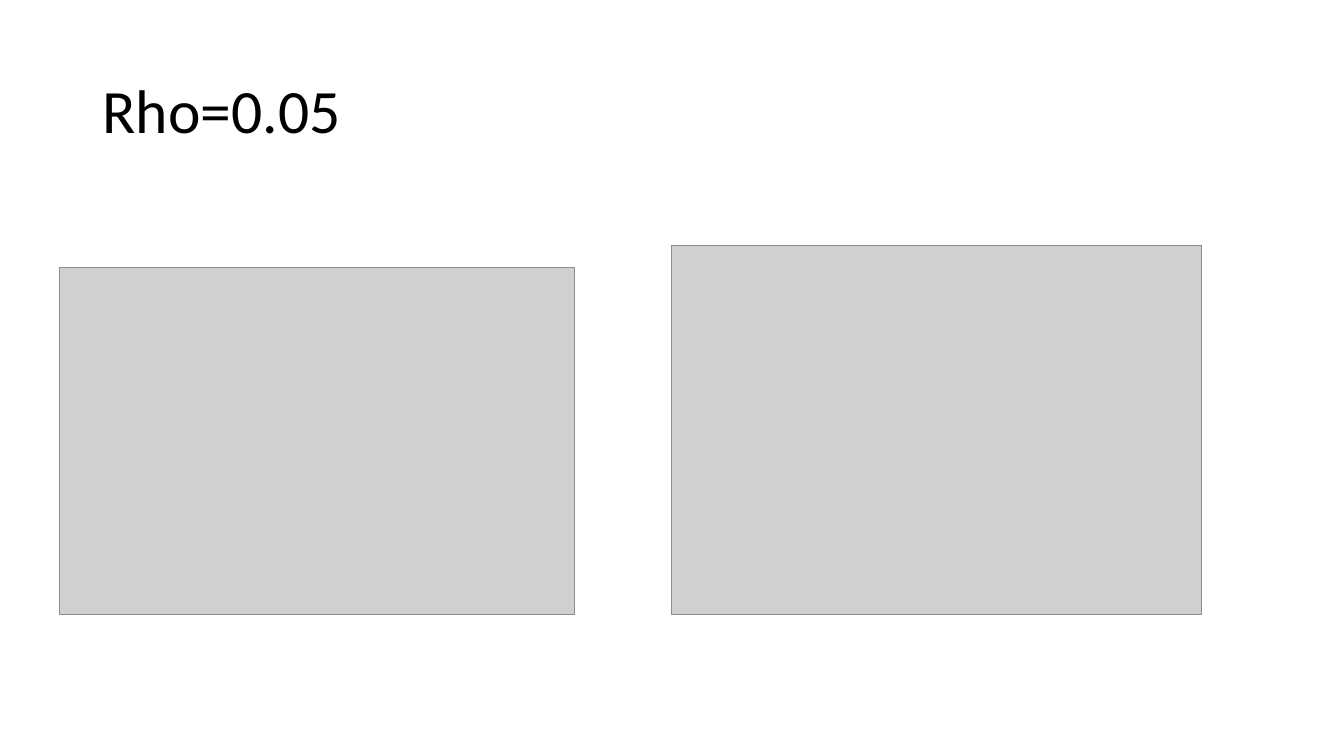
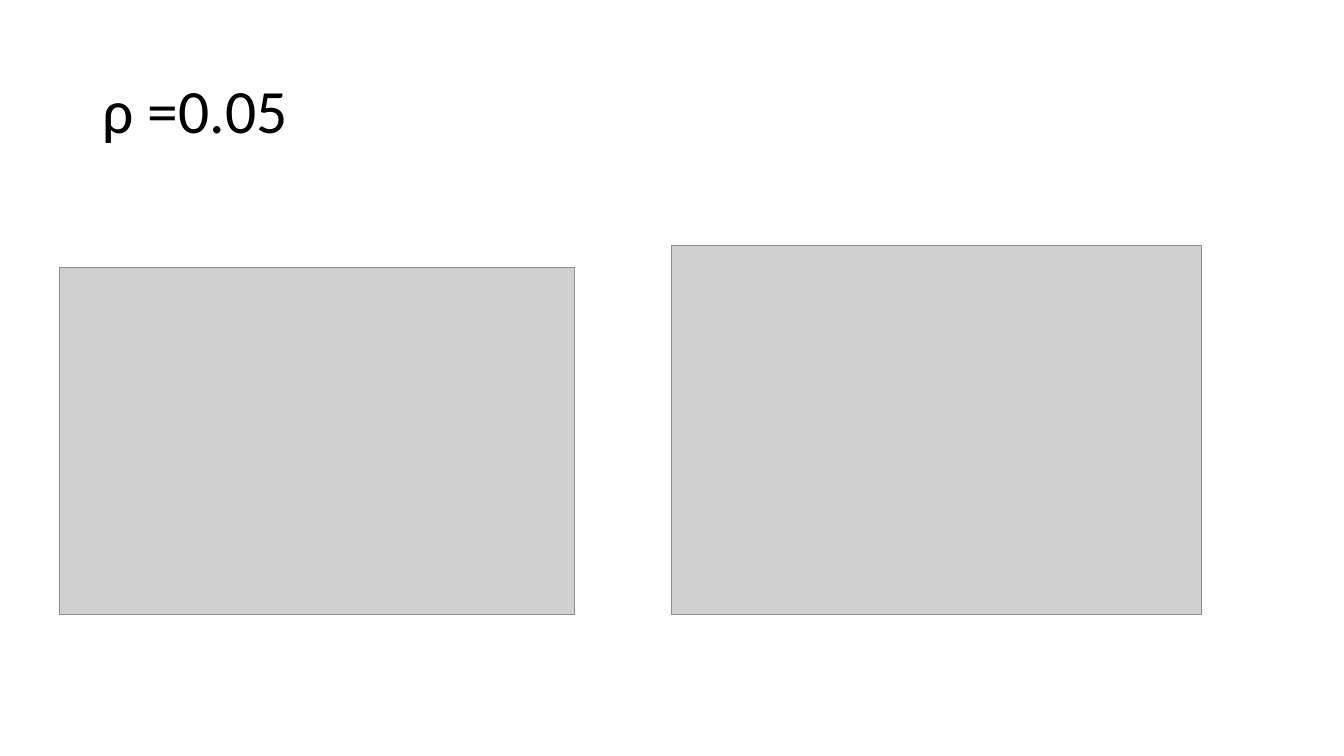
Before and after one commit to reza-sf9/FOOOF, a slide deck: slide 11 of Report/rep_11_4_21.pptx. Drawn at 1344x756 pixels with LibreOffice and Linux fonts; fonts in the diff are those of the drawing; grey boxes stand for pictures. Boxes give left, top, right and bottom in pixels: in the first picture for what was removed or moved away, otherwise in the second. Text is boxed around its words. In the diff, an @@ line names an element or a change of style, - is before the commit and + after.

```diff
--- a/Report/rep_11_4_21.pptx
+++ b/Report/rep_11_4_21.pptx
@@ title at (102, 93, 288, 143): text changed @@
-Rho=0.05
+ρ =0.05
```
Also in this commit, not shown: 4 other slides changed, 14 slides added, 1 slide removed, 3 other files.
